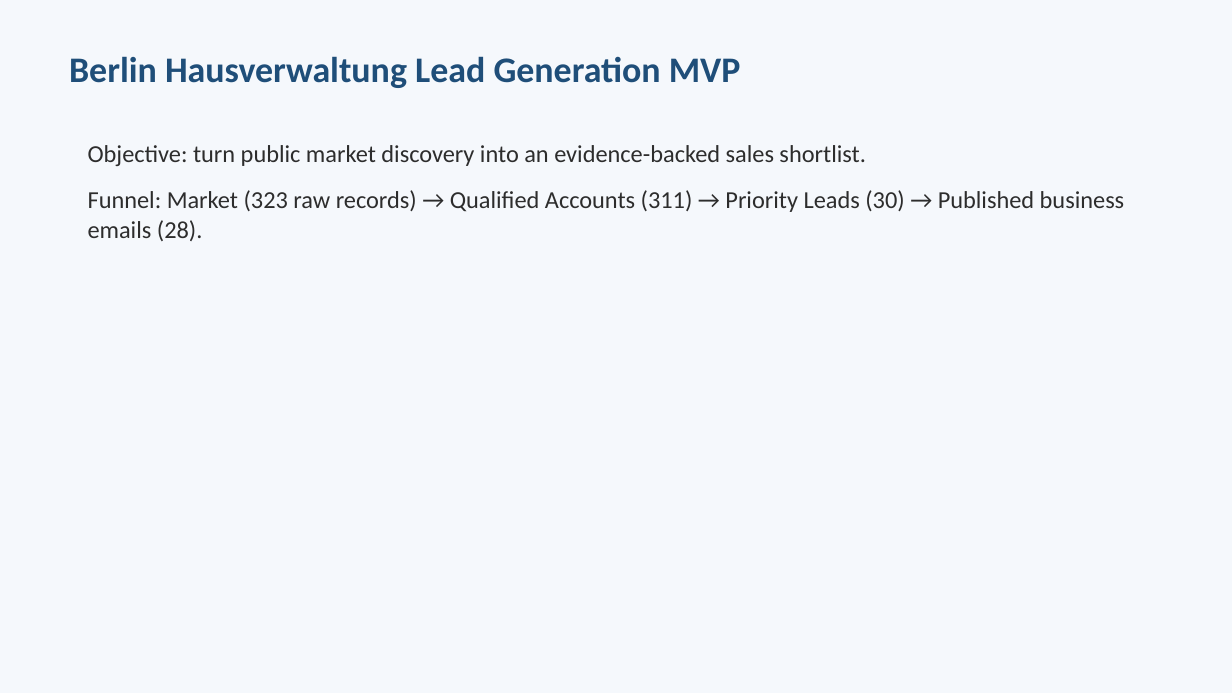
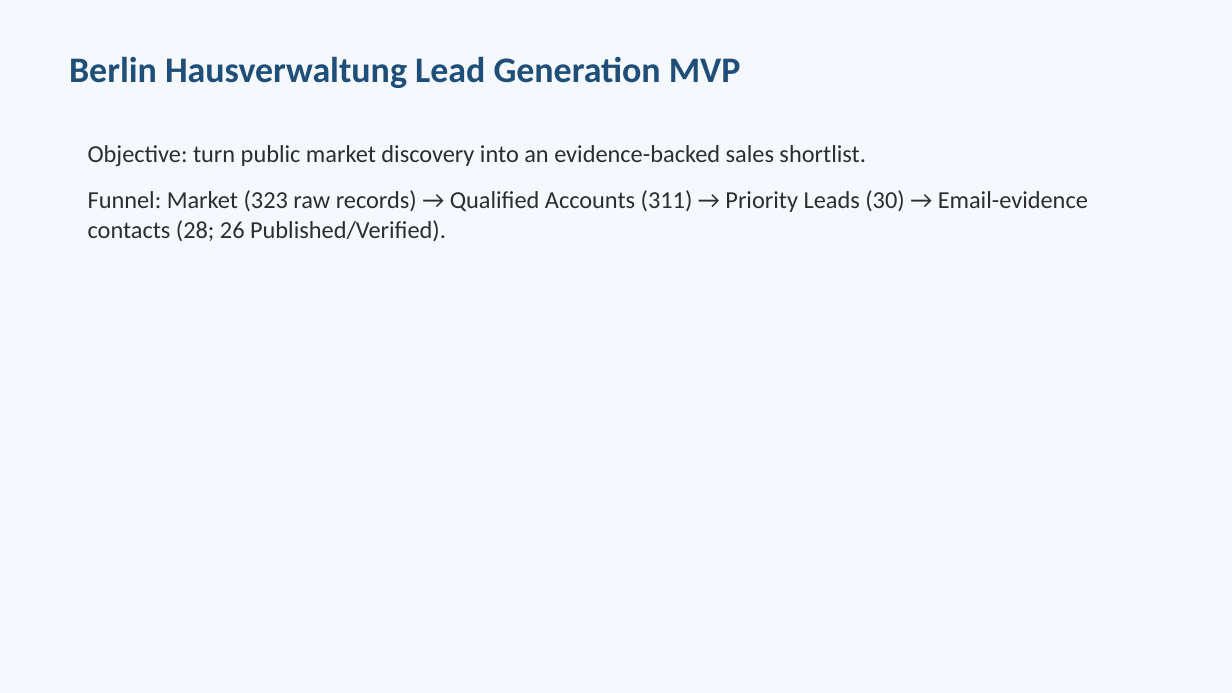
Before and after one commit to longdang193/lead-generation, a slide deck: slide 1 of output/berlin-hausverwaltung-methodology_2026-11-09.pptx. Drawn at 1232x693 pixels with LibreOffice and Linux fonts; fonts in the diff are those of the drawing. Boxes give left, top, right and bottom in pixels: in the first picture for what was removed or moved away, otherwise in the second. Text is boxed around its words. In the diff, an @@ line names an element or a change of style, - is before the commit and + after.

Commit message:
fix: reconcile contact email status reporting

```diff
--- a/output/berlin-hausverwaltung-methodology_2026-11-09.pptx
+++ b/output/berlin-hausverwaltung-methodology_2026-11-09.pptx
@@ text at [88,190,1088,241]: text changed @@
-Funnel: Market (323 raw records) → Qualified Accounts (311) → Priority Leads (30) → Published business emails (28).
+Funnel: Market (323 raw records) → Qualified Accounts (311) → Priority Leads (30) → Email-evidence contacts (28; 26 Published/Verified).
```
Also in this commit, not shown: 1 other slide changed, 8 other files.
